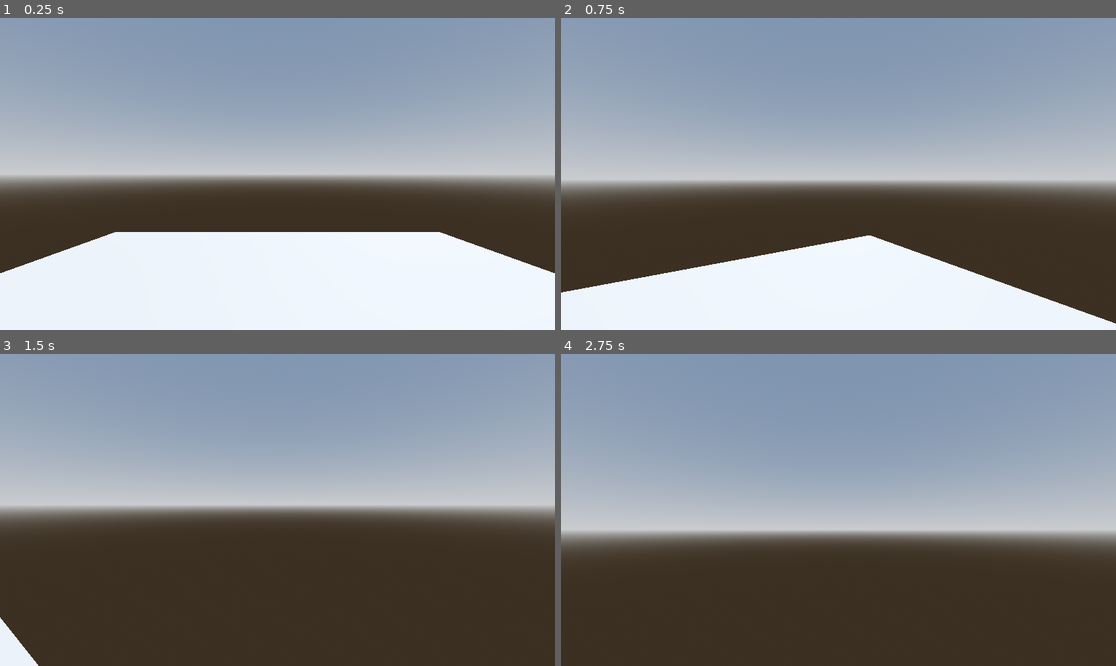
Above: before the commit, frames 1-4 (two rows, left to right).
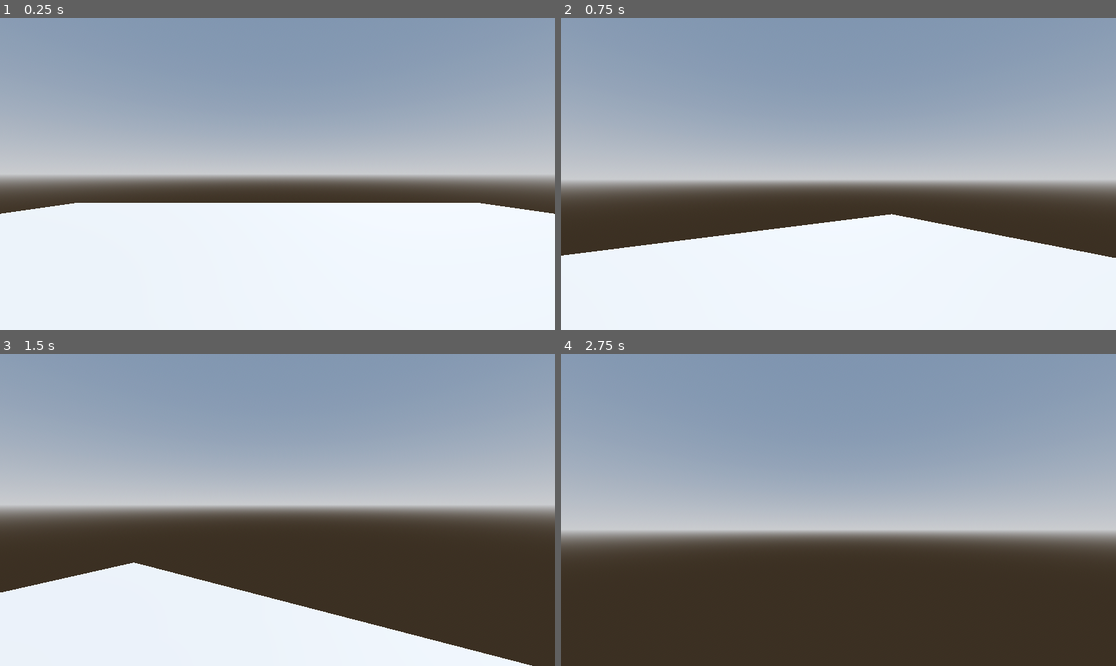
Above: after the commit, the same moments.

Repository: MeiirimZh/incognito
Game: Godot game, scene res://scenes/prototype.tscn
Same seed, same stepped clock (60 frames per second), same inputs: the game is played once before the commit and once after it.
Inputs (mouse positions are in pixels of both pictures, inside the frame that each line leads up to):
- Up to frame 1 (0.25 s): no input
- Up to frame 2 (0.75 s): tap Enter at 0.5 s; move the mouse to (866, 174) at 0.52 s; hold W (move_forward) from 0.53 s (still down); tap Space (jump, bound only after the commit) at 0.6 s
- Up to frame 3 (1.5 s): keep holding W (move_forward); tap Space (jump, bound only after the commit) at 0.77, 1.07, 1.35 s; move the mouse to (249, 510) at 1.27 s
- Up to frame 4 (2.75 s): keep holding W (move_forward); tap Space (jump, bound only after the commit) at 1.52, 1.82, 2.1 s; move the mouse to (849, 503) at 2.02 s

The runs differ from the first frame. In frame 1, 12% of the frame differs, in the area x 0-100%, y 59-82%; in frame 2, 11%; in frame 3, 18%, in the area x 0-96%, y 66-100%; in frame 4, nothing differs.

Commit message:
player can jump

Diff:
--- a/project.godot
+++ b/project.godot
@@ -37,3 +37,8 @@
 "events": [Object(InputEventKey,"resource_local_to_scene":false,"resource_name":"","device":-1,"window_id":0,"alt_press …(192 unchanged characters)…
 ]
 }
+jump={
+"deadzone": 0.2,
+"events": [Object(InputEventKey,"resource_local_to_scene":false,"resource_name":"","device":-1,"window_id":0,"alt_pressed":false,"shift_pressed":false,"ctrl_pressed":false,"meta_pressed":false,"pressed":false,"keycode":0,"physical_keycode":32,"key_label":0,"unicode":32,"location":0,"echo":false,"script":null)
+]
+}
--- a/scenes/prototype.tscn
+++ b/scenes/prototype.tscn
@@ -26,6 +26,7 @@
 
 [node name="CSGBox3D" type="CSGBox3D" parent="."]
 transform = Transform3D(1, 0, 0, 0, 1, 0, 0, 0, 1, 0, -0.398675, 0)
-size = Vector3(8, 0.802734, 10)
+use_collision = true
+size = Vector3(20, 0.802734, 20)
 
 [node name="CharacterBody3D" parent="." instance=ExtResource("1_ixygg")]
--- a/scripts/player.gd
+++ b/scripts/player.gd
@@ -7,6 +7,8 @@
 
 # Constants
 const SPEED: float = 5.5
+const GRAVITY: float = 9.8
+const JUMP_FORCE: float = 6.0
 
 # Variables
 var sensitivity: float = 0.5
@@ -38,6 +40,11 @@
 	velocity.x = direction.x * SPEED
 	velocity.z = direction.z * SPEED
 
+	velocity.y -= GRAVITY * delta
+
+	if Input.is_action_just_pressed("jump") and is_on_floor():
+		velocity.y = JUMP_FORCE
+
 	handle_cam_tilt(delta)
 
 	move_and_slide()
